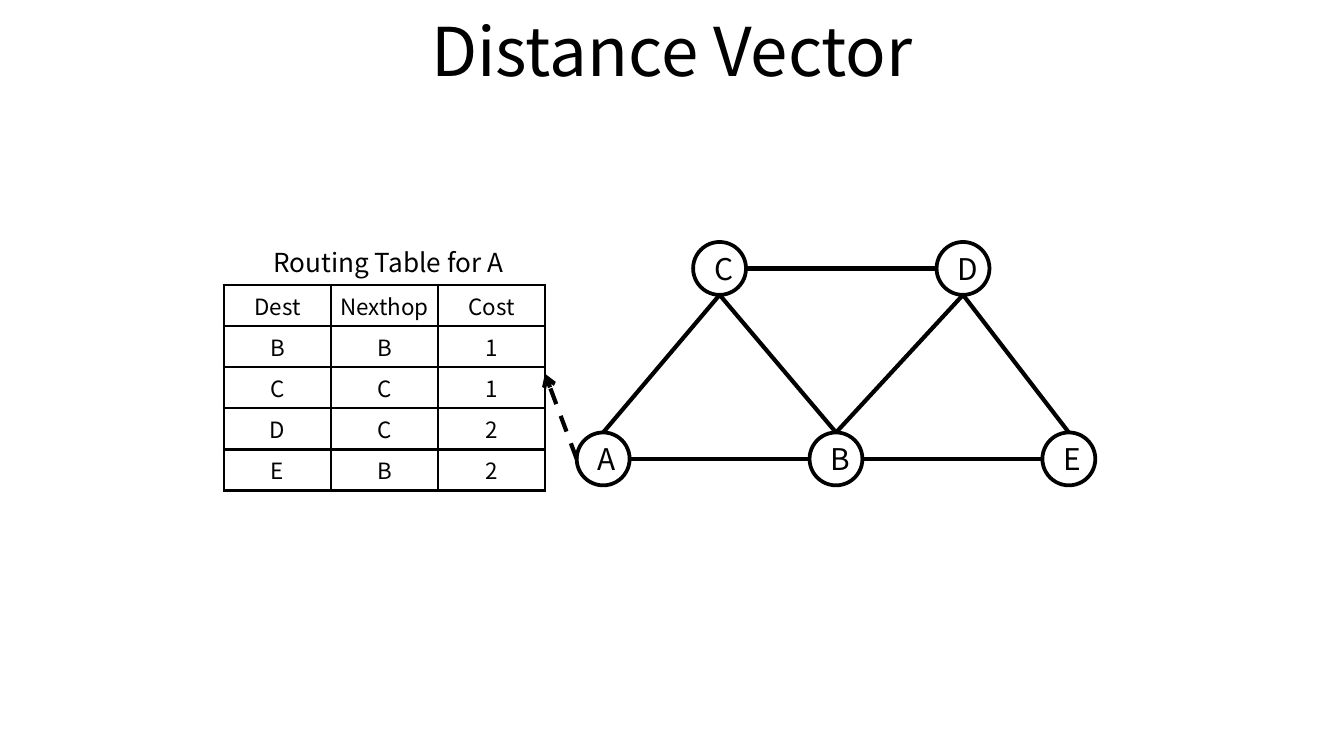
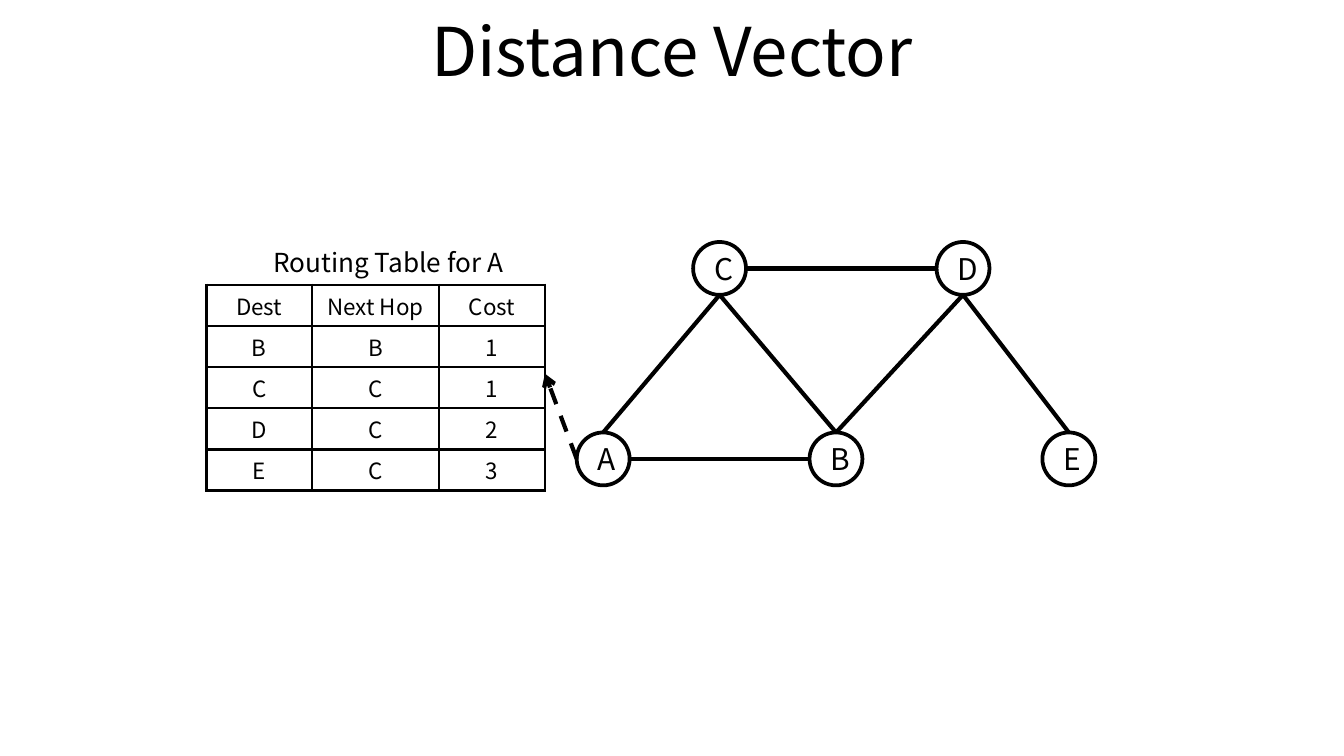
Before and after one commit to ssup2/blog-old, a slide deck: slide 2 of images/theory_analysis/Routing_Protocol/Routing_Protocol.pptx. Drawn at 1344x756 pixels with LibreOffice and Linux fonts; fonts in the diff are those of the drawing. Boxes give left, top, right and bottom in pixels: in the first picture for what was removed or moved away, otherwise in the second. Text is boxed around its words. In the diff, an @@ line names an element or a change of style, - is before the commit and + after.

```diff
--- a/images/theory_analysis/Routing_Protocol/Routing_Protocol.pptx
+++ b/images/theory_analysis/Routing_Protocol/Routing_Protocol.pptx
@@ table at bbox=[207, 285, 546, 484] @@
-row 1, column 2: Nexthop
+row 1, column 2: Next Hop
-row 5, column 2: B
+row 5, column 2: C
-row 5, column 3: 2
+row 5, column 3: 3
@@ table: place and size @@
-table at bbox=[224, 285, 547, 483]
+table at bbox=[207, 285, 546, 484]
@@ line removed from (1043, 460) to (863, 460) @@
```
Also in this commit, not shown: 2 other slides changed, 1 slide added, 5 other files.
